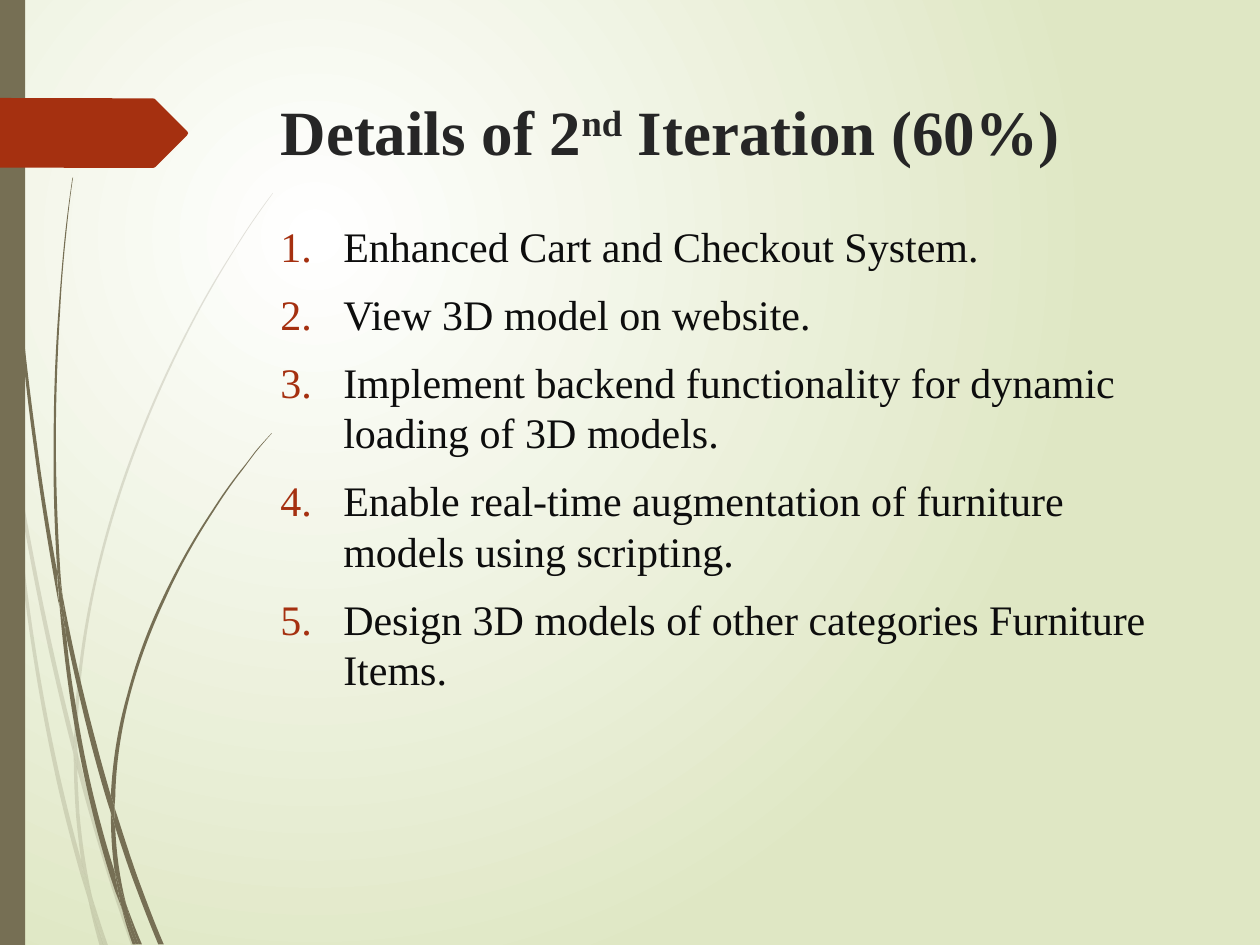
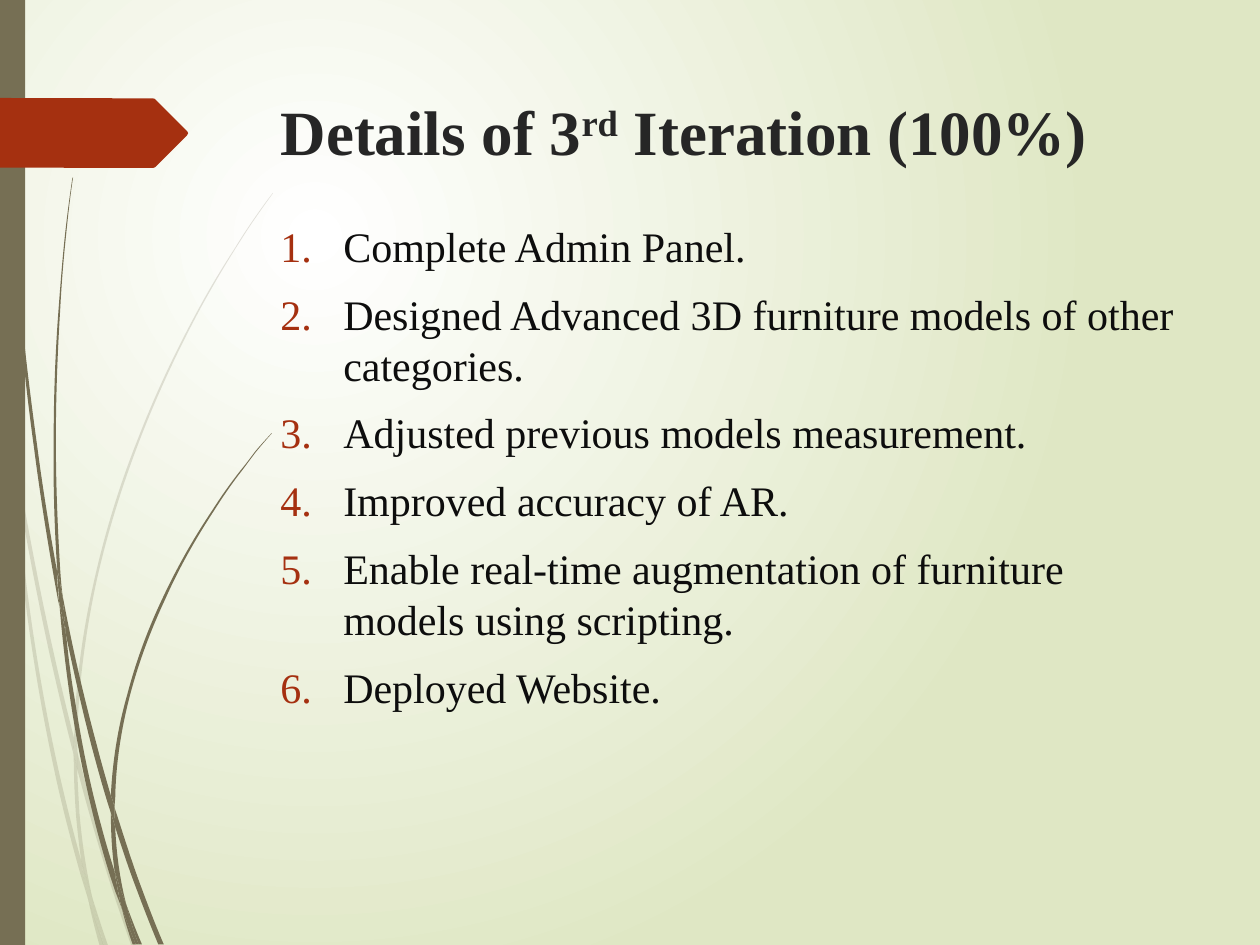
Before and after one commit to OmerAwan445/FurnishARt_FYP_Documentation, a slide deck: slide 17 of 100%/100% Presentation.pptx. Drawn at 1260x945 pixels with LibreOffice and Linux fonts; fonts in the diff are those of the drawing. Boxes give left, top, right and bottom in pixels: in the first picture for what was removed or moved away, otherwise in the second. Text is boxed around its words. In the diff, an @@ line names an element or a change of style, - is before the commit and + after.

```diff
--- a/100%/100% Presentation.pptx
+++ b/100%/100% Presentation.pptx
@@ title at (x1=281, y1=110, x2=1086, y2=167): text changed @@
-Details of 2nd Iteration (60%)
+Details of 3rd Iteration (100%)
@@ text at (x1=343, y1=233, x2=1173, y2=525): text changed @@
-1. Enhanced Cart and Checkout System.
-2. View 3D model on website.
-3. Implement backend functionality for dynamic loading of 3D models.
+1. Complete Admin Panel.
+2. Designed Advanced 3D furniture models of other categories.
+3. Adjusted previous models measurement.
+4. Improved accuracy of AR.
@@ text at (x1=343, y1=674, x2=661, y2=712): text changed @@
-5. Design 3D models of other categories Furniture Items.
+6. Deployed Website.
```
Also in this commit, not shown: 1 other slide changed.
